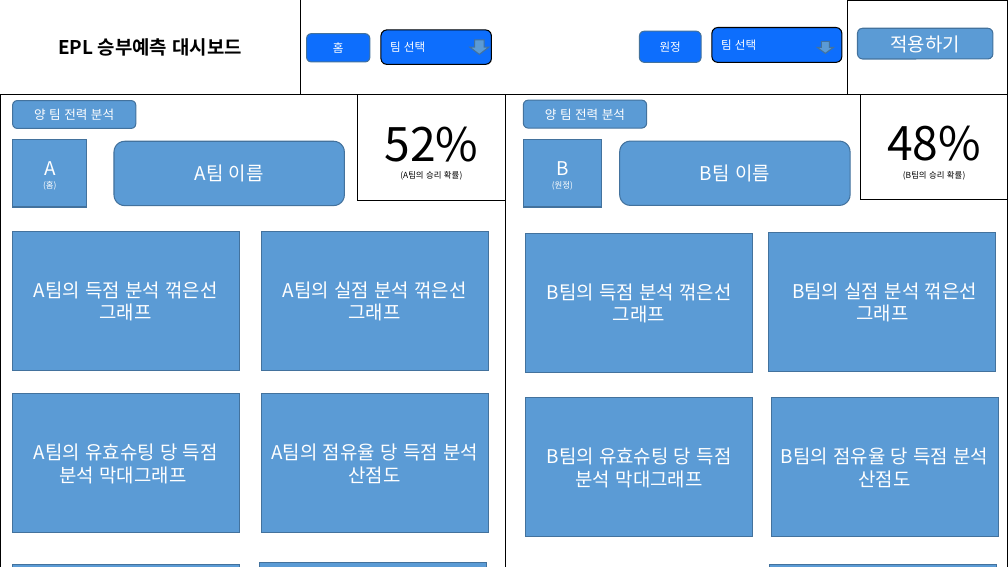
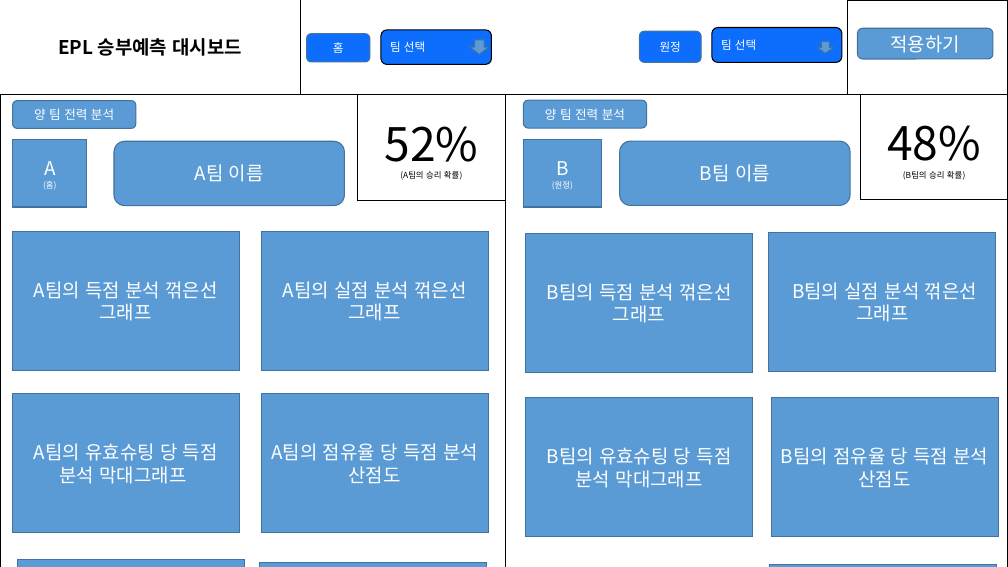
Before and after one commit to cjdrudco/KKC_Python_Project, a slide deck: slide 2 of design.pptx. Drawn at 1008x567 pixels with LibreOffice and Linux fonts; fonts in the diff are those of the drawing. Boxes give left, top, right and bottom in pixels: in the first picture for what was removed or moved away, otherwise in the second. Text is boxed around its words. In the diff, an @@ line names an element or a change of style, - is before the commit and + after.

```diff
--- a/design.pptx
+++ b/design.pptx
@@ rectangle "A팀의 최근 3경기 전적 표" resized from (x1=12, y1=565, x2=239, y2=567) to (x1=17, y1=560, x2=244, y2=567) @@
```
Also in this commit, not shown: 2 other files.
